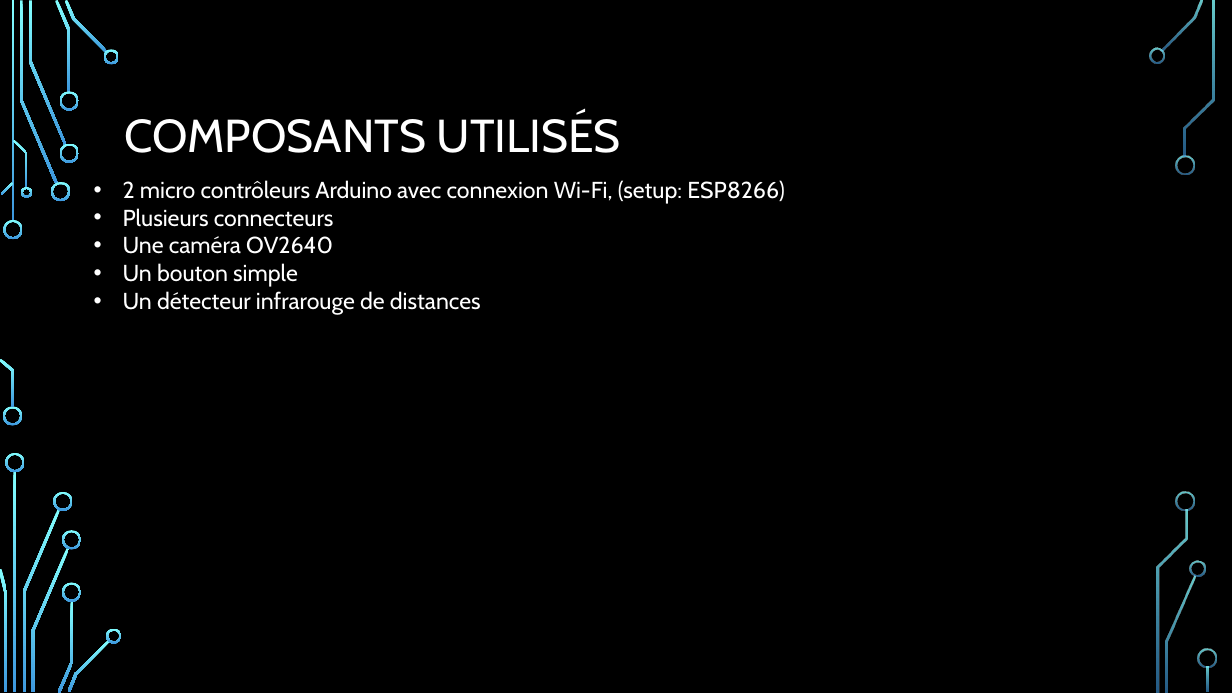
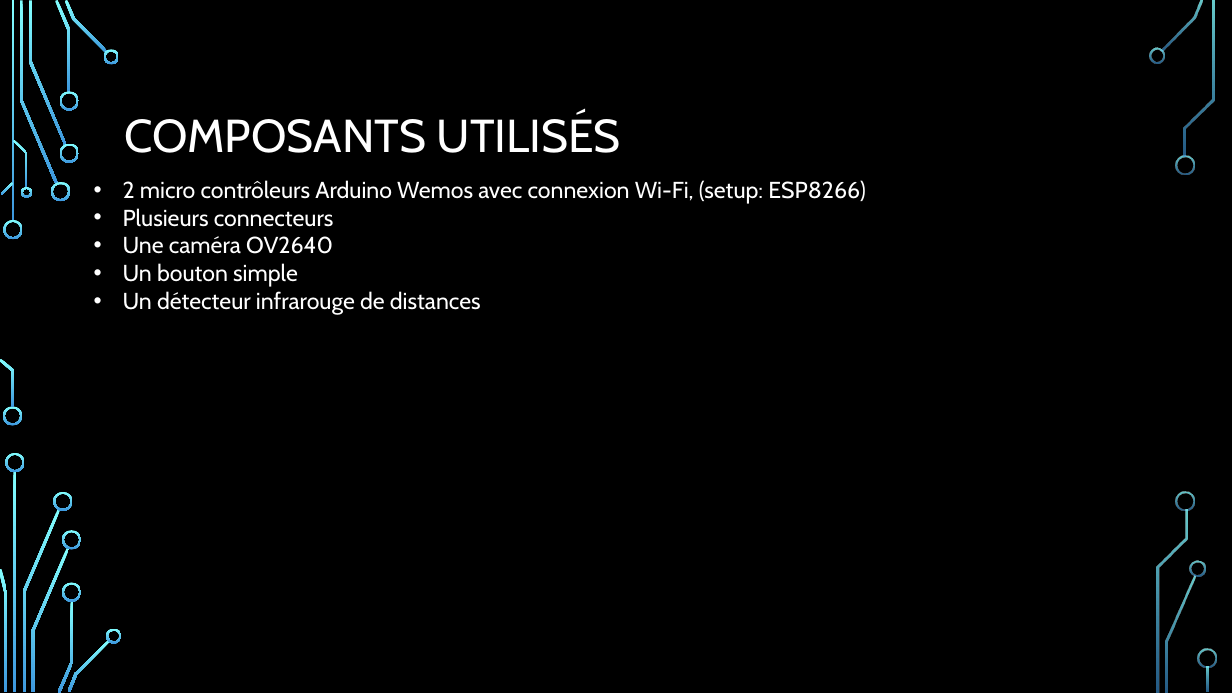
Before and after one commit to willybox/IOT, a slide deck: slide 3 of doc/Détection d'intrusion.pptx. Drawn at 1232x693 pixels with LibreOffice and Linux fonts; fonts in the diff are those of the drawing; background and template pictures are left out. Boxes give left, top, right and bottom in pixels: in the first picture for what was removed or moved away, otherwise in the second. Text is boxed around its words. In the diff, an @@ line names an element or a change of style, - is before the commit and + after.

```diff
--- a/doc/Détection d'intrusion.pptx
+++ b/doc/Détection d'intrusion.pptx
@@ text at [123,180,866,204]: text changed @@
-• 2 micro contrôleurs Arduino avec connexion Wi-Fi, (setup: ESP8266)
+• 2 micro contrôleurs Arduino Wemos avec connexion Wi-Fi, (setup: ESP8266)
```
Also in this commit, not shown: 1 slide added.
